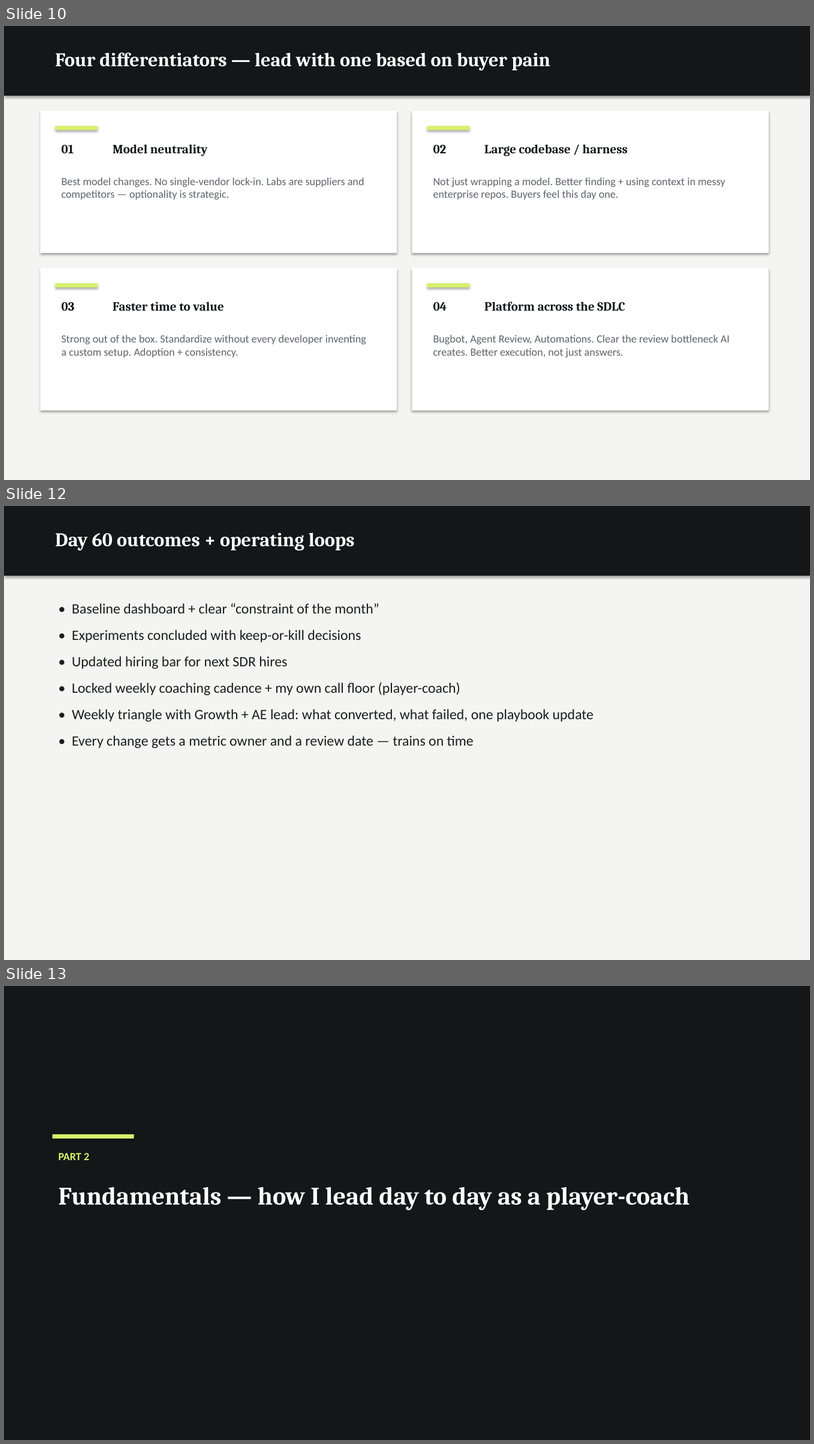
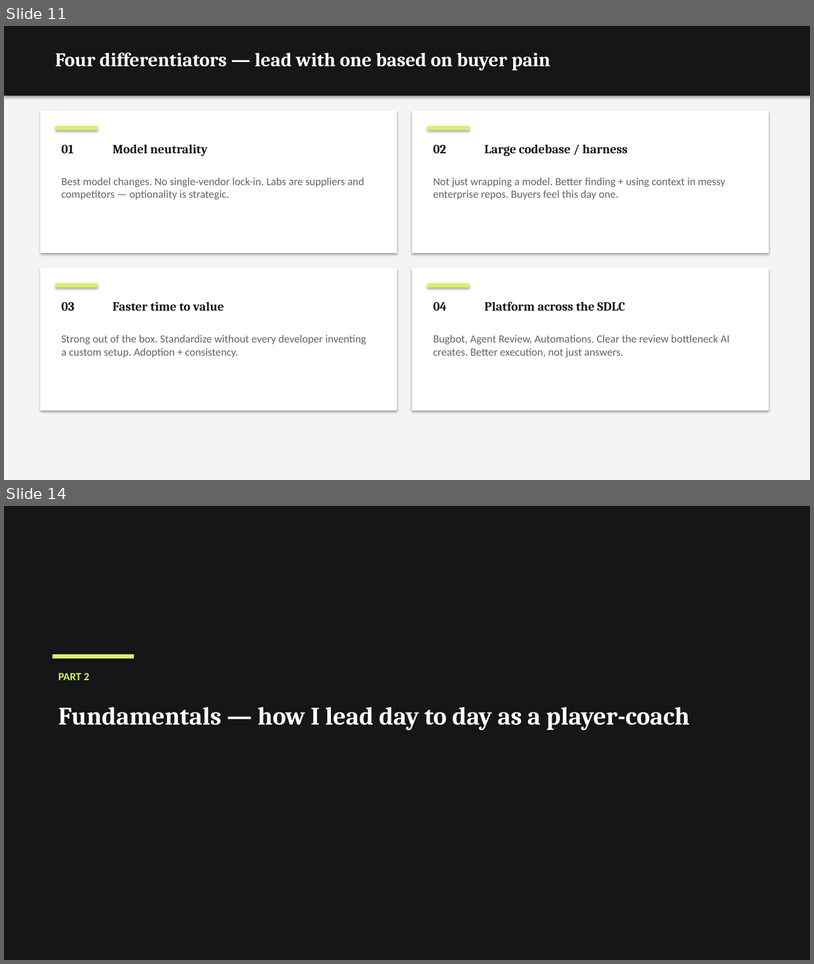
Before and after one commit to dempseli01-stack/lindsey, a slide deck: Lindsey_Presentation.pptx. Shown one above the other, each under a label of ours: slides 10, 12 and 13 before the commit, slides 11 and 14 after it; the slides between them are not shown. The pictures are 814x1444 and 814x964 pixels, drawn with LibreOffice and Linux fonts; fonts in the diff are those of the drawing. Boxes give left, top, right and bottom in pixels: in the first picture for what was removed or moved away, otherwise in the second. Text is boxed around its words. In the diff, an @@ line names an element or a change of style, - is before the commit and + after.

```diff
--- a/Lindsey_Presentation.pptx
+++ b/Lindsey_Presentation.pptx
@@ slide 12 removed at (x1=4, y1=506, x2=810, y2=960), background #FFFFFF @@
@@ rectangle removed at (x1=4, y1=506, x2=810, y2=960) @@
@@ rectangle removed at (x1=4, y1=506, x2=810, y2=576) @@
@@ text removed at (x1=55, y1=532, x2=355, y2=550) @@
-Day 60 outcomes + operating loops
@@ text removed at (x1=72, y1=603, x2=594, y2=748) @@
-• Baseline dashboard + clear “constraint of the month”
-• Experiments concluded with keep-or-kill decisions
-• Updated hiring bar for next SDR hires
-• Locked weekly coaching cadence + my own call floor (player-coach)
-• Weekly triangle with Growth + AE lead: what converted, what failed, one playbook update
-• Every change gets a metric owner and a review date — trains on time
@@ what was slide 10 is now slide 11 @@
@@ what was slide 13 is now slide 14 @@
```
Also in this commit, not shown: 6 slides added, 4 other slides removed, 2 other files.
